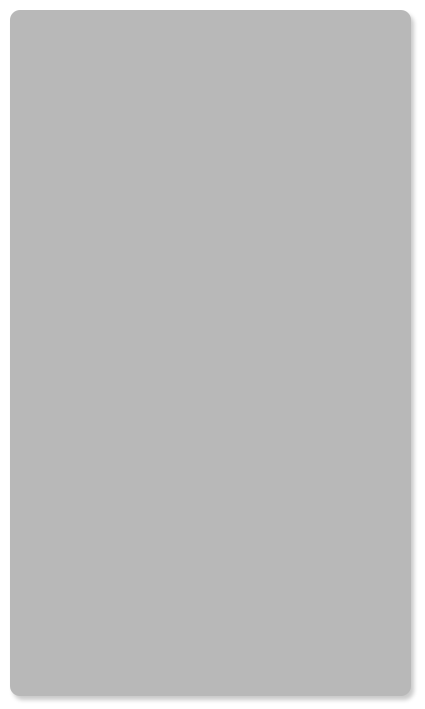
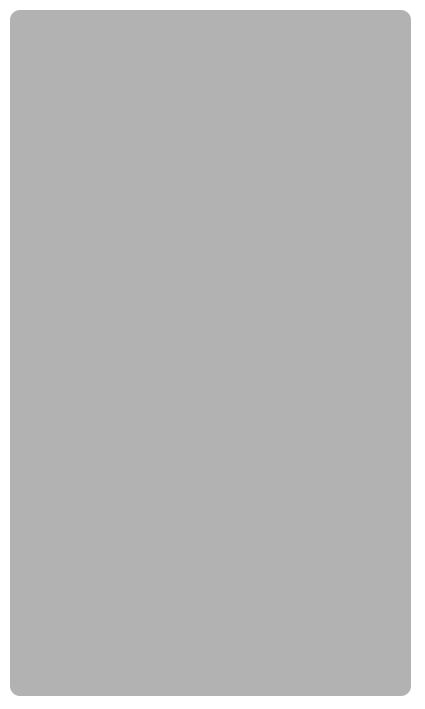
Before/after of a 425×709 layered artwork. What changed in the layer stack:
"Rounded Rectangle 1": opacity 28% → 30% over [10, 10, 411, 696]
